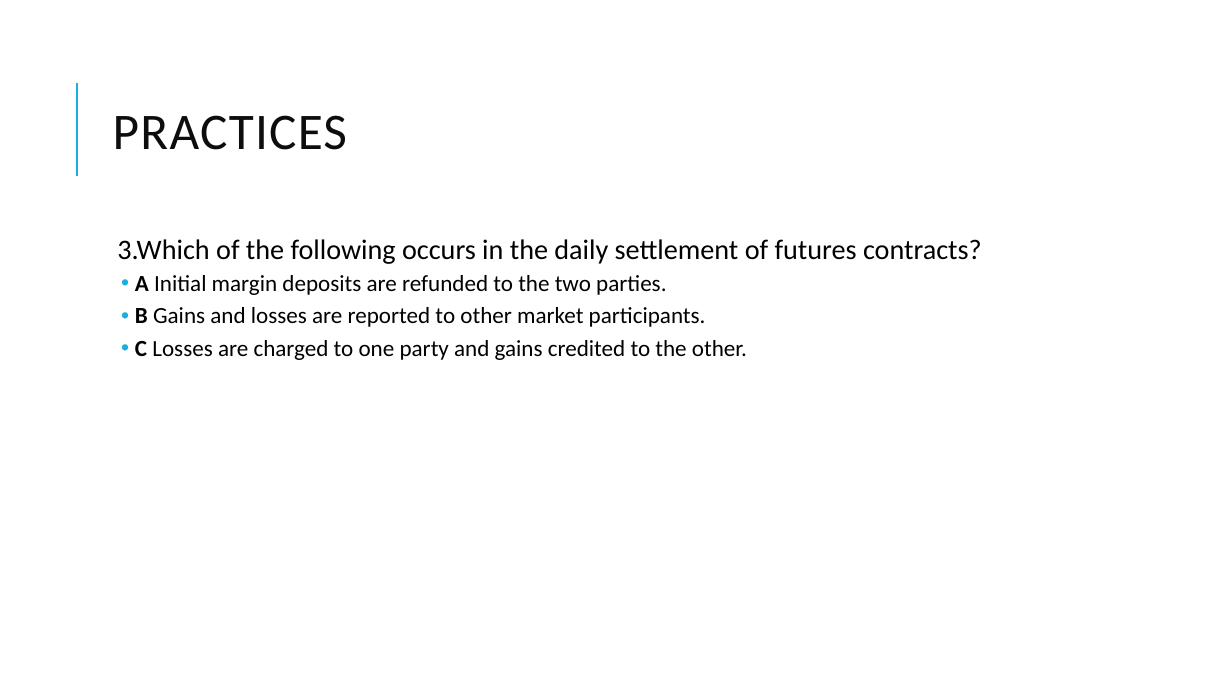
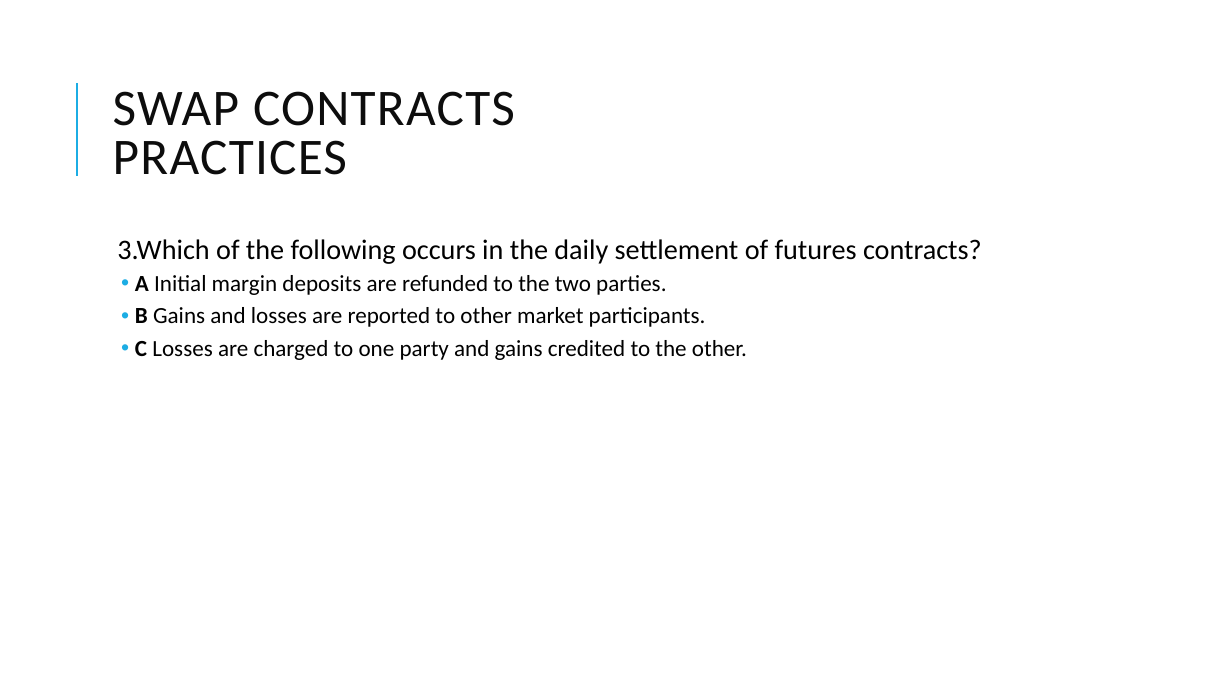
Before and after one commit to Isco0530/data, a slide deck: slide 25 of Derivatives.pptx (slide 23 before the commit). Drawn at 1232x693 pixels with LibreOffice and Linux fonts; fonts in the diff are those of the drawing. Boxes give left, top, right and bottom in pixels: in the first picture for what was removed or moved away, otherwise in the second. Text is boxed around its words. In the diff, an @@ line names an element or a change of style, - is before the commit and + after.

```diff
--- a/Derivatives.pptx
+++ b/Derivatives.pptx
@@ title at (113,91,515,175): text changed @@
-PRACTICES
+SWAP CONTRACTS
+PRACTICES
```
Also in this commit, not shown: 12 other slides changed, 2 slides added.
